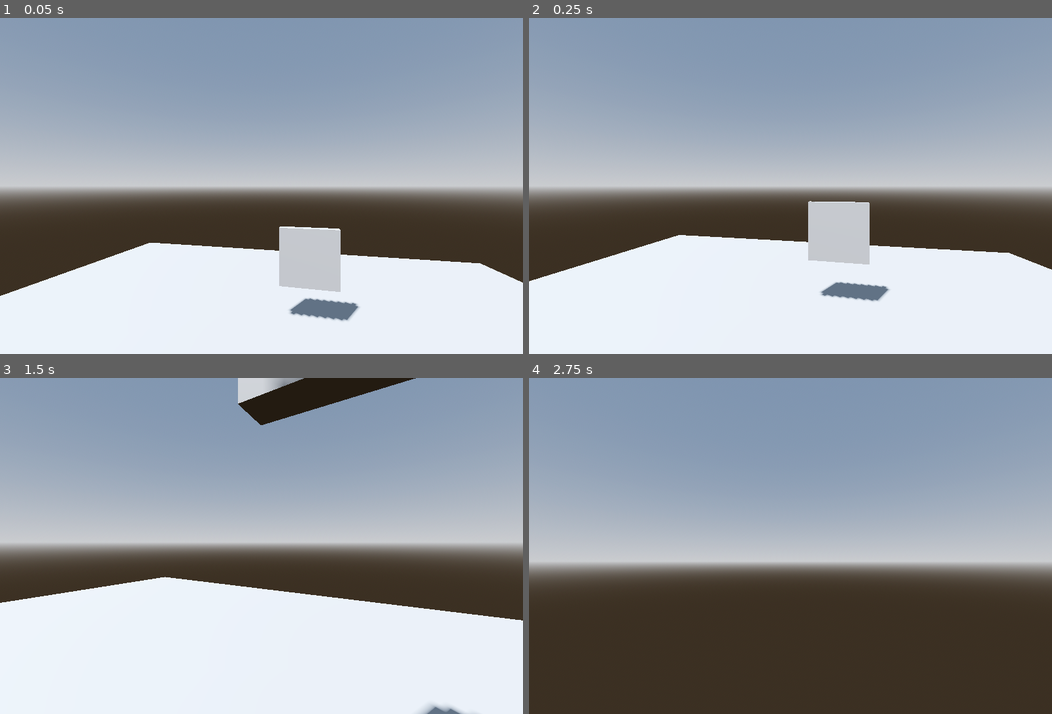
Above: before the commit, frames 1-4 (two rows, left to right).
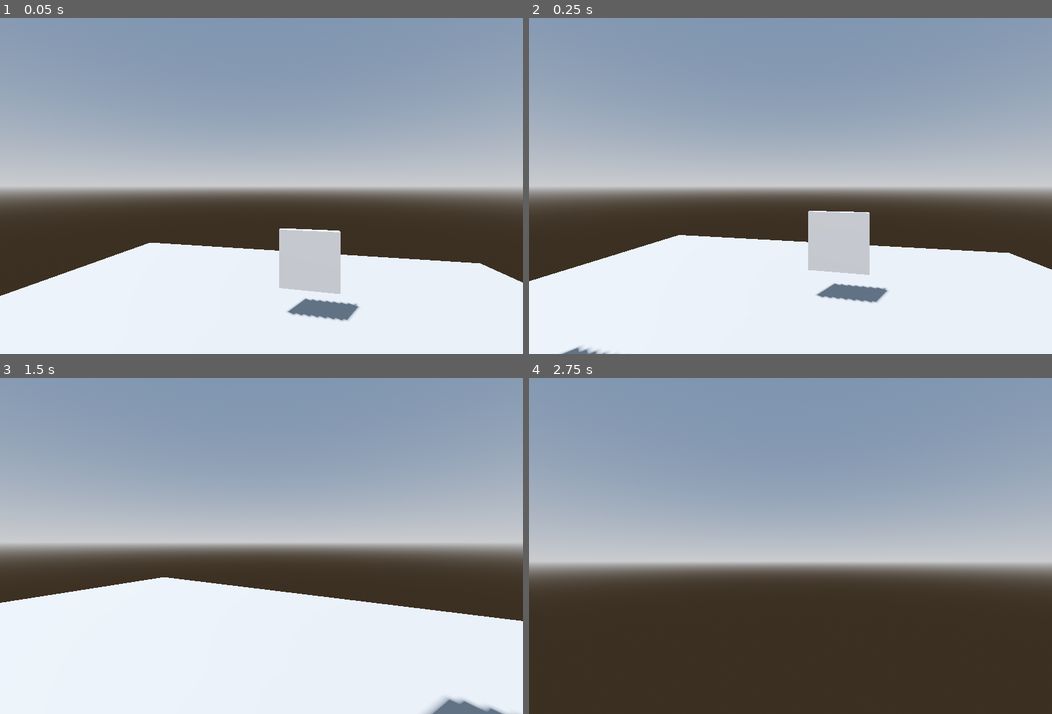
Above: after the commit, the same moments.

Repository: Trictan/SpookyJam25
Game: Godot game, scene res://scenes/hatch-test.tscn
Two runs of this game, one before a commit and one after it. Both use one fixed random seed, a clock stepped at 60 frames per second and the inputs below. This scene is started directly instead of the project's main scene.
Inputs (mouse positions are in pixels of both pictures, inside the frame that each line leads up to):
- Up to frame 1 (0.05 s): no input
- Up to frame 2 (0.25 s): no input
- Up to frame 3 (1.5 s): move the mouse to (287, 546) at 0.52 s; hold W (forward) from 0.53 s (still down); tap E (start_computer) at 0.6, 1.35 s; click (287, 546) at 0.67 s; tap Space (jump) at 0.77 s; move the mouse to (235, 546) at 1.27 s; click (235, 546) at 1.42 s
- Up to frame 4 (2.75 s): keep holding W (forward); tap Space (jump) at 1.52 s; move the mouse to (800, 539) at 2.02 s; tap E (start_computer) at 2.1 s; click (800, 539) at 2.17 s

The runs differ from the first frame. In frame 1, 0.2% of the frame differs, in the area x 53-68%, y 62-88%; in frame 2, 1.0%; in frame 3, 3.1%, in the area x 2-100%, y 0-100%; in frame 4, nothing differs.

Commit message:
Hatch tween test and grabbing of objects

Diff:
--- a/hatch1.gd
+++ b/hatch1.gd
@@ -1,16 +1,27 @@
 extends CSGBox3D
 
-var tween = create_tween()
+var open_pos = Vector3(0, 2.528, 3.808)
+var closed_pos = Vector3(0, 1.186, 3.808)
+var duration = 0.5
+
+var min_radius = 2
+
+var opening = false
 
 # Called when the node enters the scene tree for the first time.
 func _ready() -> void:
-	# Define the target position and duration
-	var target_position = Vector3(0, 2.528, 3.808)
-	var duration = 2.0
-
-	# Tween the position property over 2 seconds
-	tween.tween_property(self, "position", target_position, duration)
+	pass
 
 # Called every frame. 'delta' is the elapsed time since the previous frame.
 func _process(delta: float) -> void:
-	pass
+
+	var shouldOpen = ((Globals.player_position - self.position)*Vector3(1,0,1)).length() < min_radius
+
+	if shouldOpen and (not opening):
+		var tween = create_tween()
+		tween.tween_property(self, "position", open_pos, duration)
+		opening = true
+	if (not shouldOpen) and opening:
+		var tween = create_tween()
+		tween.tween_property(self, "position", closed_pos, duration)
+		opening = false
--- a/scenes/hatch-test.tscn
+++ b/scenes/hatch-test.tscn
@@ -1,7 +1,9 @@
-[gd_scene load_steps=8 format=3 uid="uid://do0s5fu7jljw0"]
+[gd_scene load_steps=11 format=3 uid="uid://do0s5fu7jljw0"]
 
 [ext_resource type="Script" uid="uid://c8m7co5c5uduq" path="res://hatch1.gd" id="1_b636c"]
 [ext_resource type="Script" uid="uid://d23trr7wuo0ab" path="res://scenes/player.gd" id="2_kohjg"]
+[ext_resource type="Script" uid="uid://dywddhwgvm8e0" path="res://scenes/object_grab.gd" id="3_epwex"]
+[ext_resource type="Script" uid="uid://govaih2g2jo1" path="res://scenes/pickable.gd" id="3_kohjg"]
 
 [sub_resource type="ProceduralSkyMaterial" id="ProceduralSkyMaterial_b636c"]
 sky_horizon_color = Color(0.66224277, 0.6717428, 0.6867428, 1)
@@ -20,6 +22,8 @@
 
 [sub_resource type="CapsuleShape3D" id="CapsuleShape3D_g4mc3"]
 
+[sub_resource type="BoxShape3D" id="BoxShape3D_epwex"]
+
 [node name="Node3D" type="Node3D"]
 
 [node name="WorldEnvironment" type="WorldEnvironment" parent="."]
@@ -29,7 +33,7 @@
 transform = Transform3D(-0.8660254, -0.43301278, 0.25, 0, 0.49999997, 0.86602545, -0.50000006, 0.75, -0.43301266, 0, 0, 0)
 shadow_enabled = true
 
-[node name="CSGBox3D" type="CSGBox3D" parent="."]
+[node name="Hatch" type="CSGBox3D" parent="."]
 transform = Transform3D(1, 0, 0, 0, 1, 0, 0, 0, 1, 0, 1.1856225, 3.808404)
 use_collision = true
 size = Vector3(1, 1, 0.14648438)
@@ -51,7 +55,9 @@
 
 [node name="Camera" type="Camera3D" parent="Player/SpringArm3D"]
 transform = Transform3D(1, 0, 0, 0, 1, 0, 0, 0, 1, 0, 0.50977325, 0)
+cull_mask = 1047555
 current = true
+script = ExtResource("3_epwex")
 
 [node name="RoomCollisions" type="CSGCombiner3D" parent="."]
 use_collision = true
@@ -59,3 +65,19 @@
 [node name="Floor" type="CSGBox3D" parent="RoomCollisions"]
 transform = Transform3D(1, 0, 0, 0, 1, 0, 0, 0, 1, 0.67181396, 0, -0.0045166016)
 size = Vector3(11.343628, 0.25, 15.5686035)
+
+[node name="RigidBody3D" type="RigidBody3D" parent="." groups=["Pickable"]]
+transform = Transform3D(1, 0, 0, 0, 1, 0, 0, 0, 1, 3.6051416, 3.2531273, 0)
+collision_layer = 3
+collision_mask = 3
+axis_lock_angular_x = true
+axis_lock_angular_y = true
+axis_lock_angular_z = true
+script = ExtResource("3_kohjg")
+
+[node name="Pickable" type="CSGBox3D" parent="RigidBody3D"]
+
+[node name="CollisionShape3D" type="CollisionShape3D" parent="RigidBody3D"]
+shape = SubResource("BoxShape3D_epwex")
+
+[connection signal="input_event" from="RigidBody3D" to="RigidBody3D" method="_on_input_event"]
--- /dev/null
+++ b/scenes/object_grab.gd
@@ -0,0 +1,43 @@
+extends Camera3D
+
+var RAY_LENGTH = 10
+
+var HOLD_LENGTH = 2
+
+var grabbedObject : RigidBody3D
+
+# Called when the node enters the scene tree for the first time.
+func _ready() -> void:
+	pass # Replace with function body.
+
+func _input(event: InputEvent) -> void:
+	if event is InputEventMouseButton and event.is_pressed() and event.button_index == MOUSE_BUTTON_LEFT:
+		raycast()
+
+func raycast() -> void:
+	var space_state = get_world_3d().direct_space_state
+
+	var collision_mask : int = 0xFFF
+
+	var query = PhysicsRayQueryParameters3D.create(global_position, global_position - global_basis.z*RAY_LENGTH, collision_mask, [self.get_parent_node_3d()])
+	var result = space_state.intersect_ray(query)
+
+	var object = result.get('collider')
+
+	if (object and object.is_in_group("Pickable")):
+		print("yesss")
+		grabbedObject = object
+	else:
+		print("noe")
+
+func _physics_process(delta: float) -> void:
+
+	if not grabbedObject: return
+
+	var hold_pos = global_position - global_basis.z*HOLD_LENGTH
+	var diff = hold_pos - grabbedObject.position
+	print(diff)
+
+	grabbedObject.move_and_collide(diff)
+
+	grabbedObject.linear_velocity = Vector3(diff*10)
--- /dev/null
+++ b/scenes/pickable.gd
@@ -0,0 +1 @@
+extends RigidBody3D
Not shown, added: scenes/object_grab.gd.uid
Not shown, added: scenes/pickable.gd.uid
Not shown, changed: .gitignore
